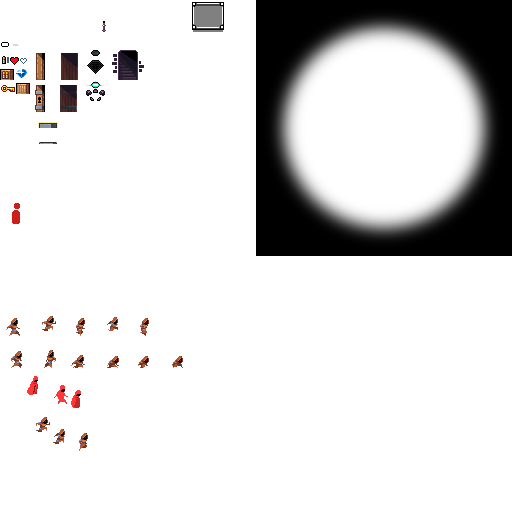
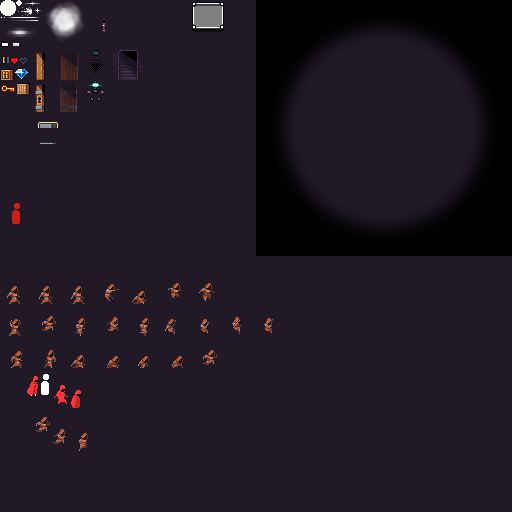
Revision of a layered 512 × 512 image; what changed, layer by layer:
painted on "tiles" over (x1=6, y1=283, x2=273, y2=365)
showed "bg" over (x1=0, y1=0, x2=512, y2=512)
